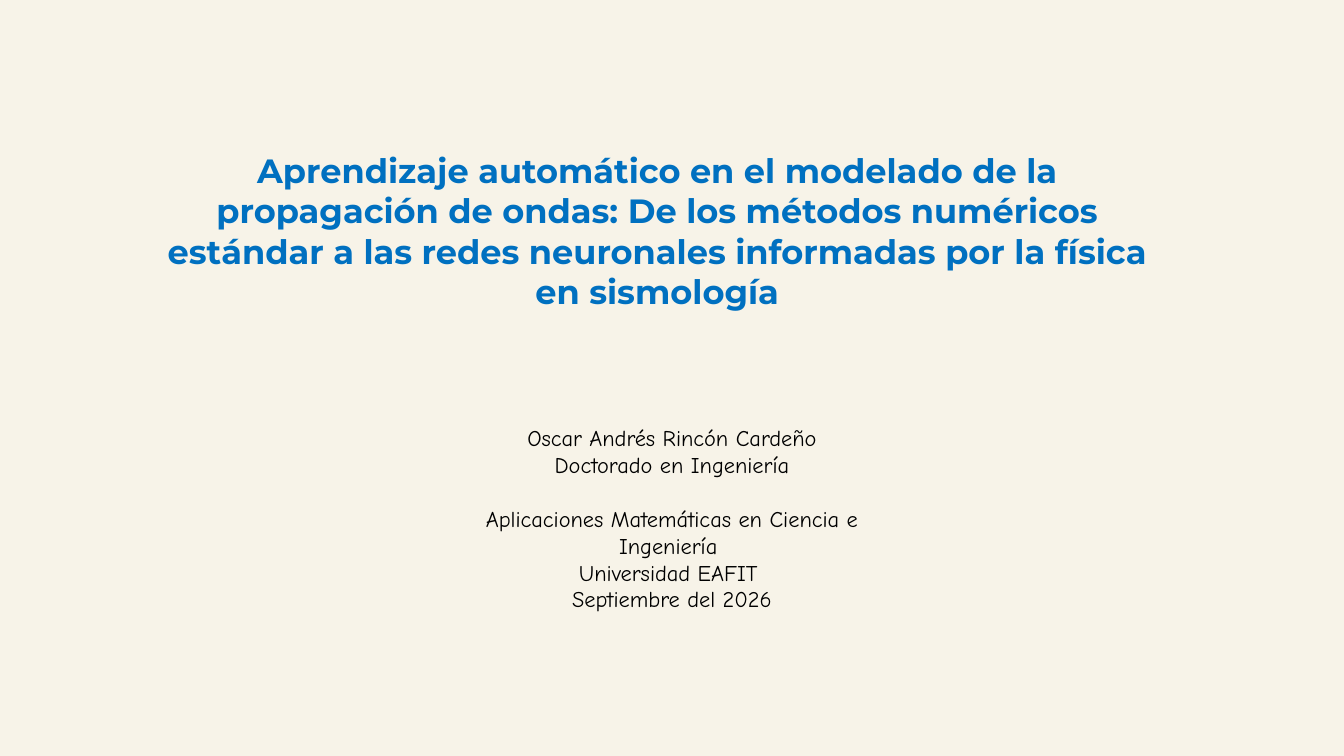
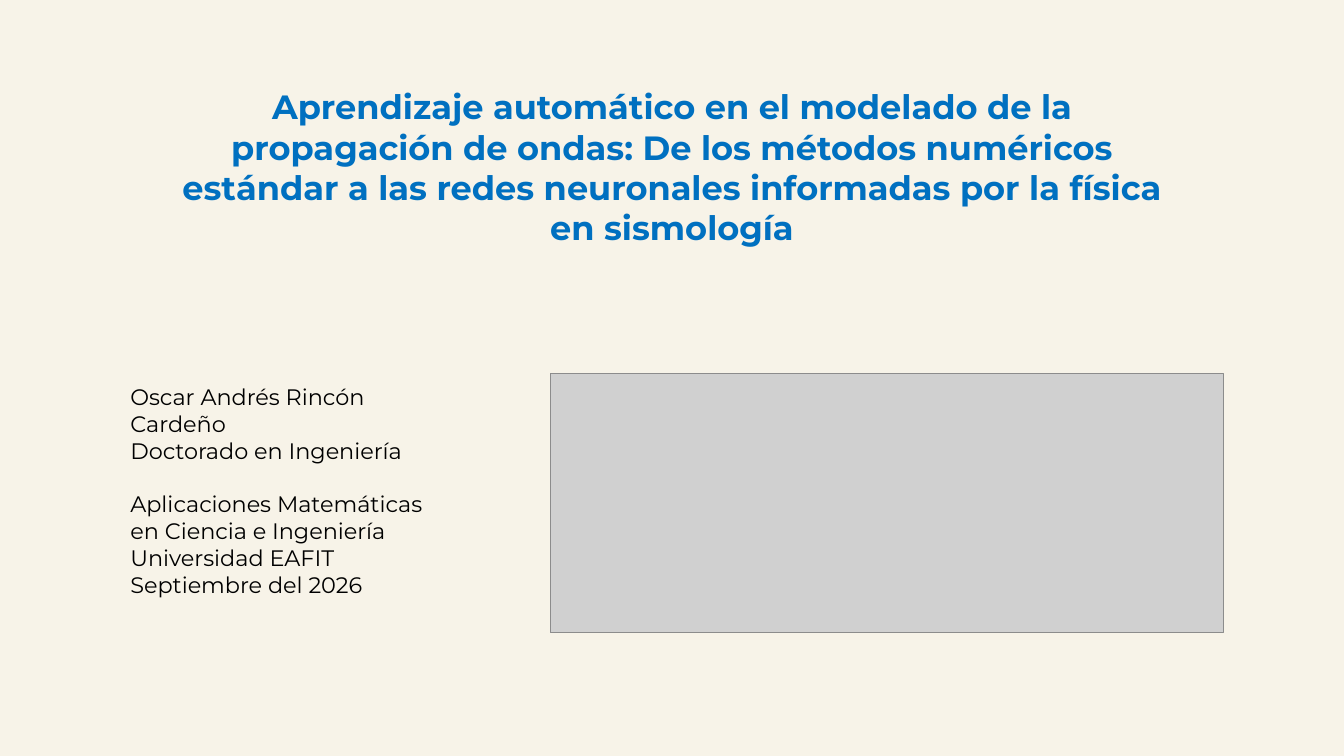
Before and after one commit to oscar-rincon/unbounded-domains, a slide deck: slide 1 of main/slides_es/resumen-trabajo-amci-4-09-2026.pptx. Drawn at 1344x756 pixels with LibreOffice and Linux fonts; fonts in the diff are those of the drawing; grey boxes stand for pictures. Boxes give left, top, right and bottom in pixels: in the first picture for what was removed or moved away, otherwise in the second. Text is boxed around its words. In the diff, an @@ line names an element or a change of style, - is before the commit and + after.

```diff
--- a/main/slides_es/resumen-trabajo-amci-4-09-2026.pptx
+++ b/main/slides_es/resumen-trabajo-amci-4-09-2026.pptx
@@ text "Aprendizaje automático en el modelado ...": place and size @@
-text "Aprendizaje automático en el modelado ..." at [168, 156, 1147, 311]
+text "Aprendizaje automático en el modelado ..." at [182, 92, 1162, 247]
@@ text "Oscar Andrés Rincón Cardeño": place and size @@
-text "Oscar Andrés Rincón Cardeño" at [486, 429, 858, 612]
+text "Oscar Andrés Rincón Cardeño" at [130, 388, 422, 598]
@@ text "Oscar Andrés Rincón Cardeño" at [130, 388, 422, 598]: font Comic Neue to Montserrat; alignment centre to left @@
@@ picture added at [551, 374, 1224, 633] @@
```
Also in this commit, not shown: 4 other slides changed, 2 other files.
